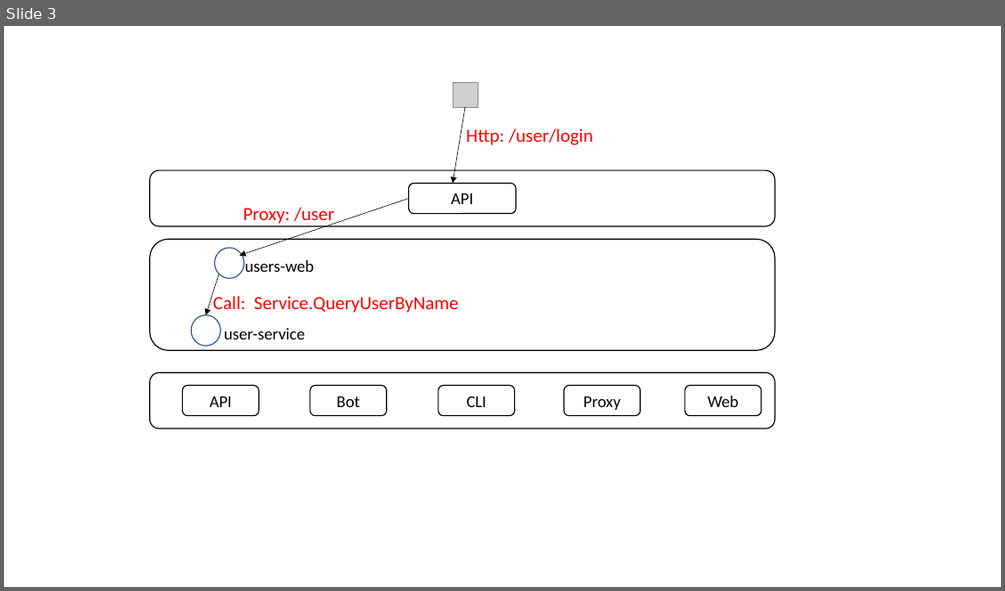
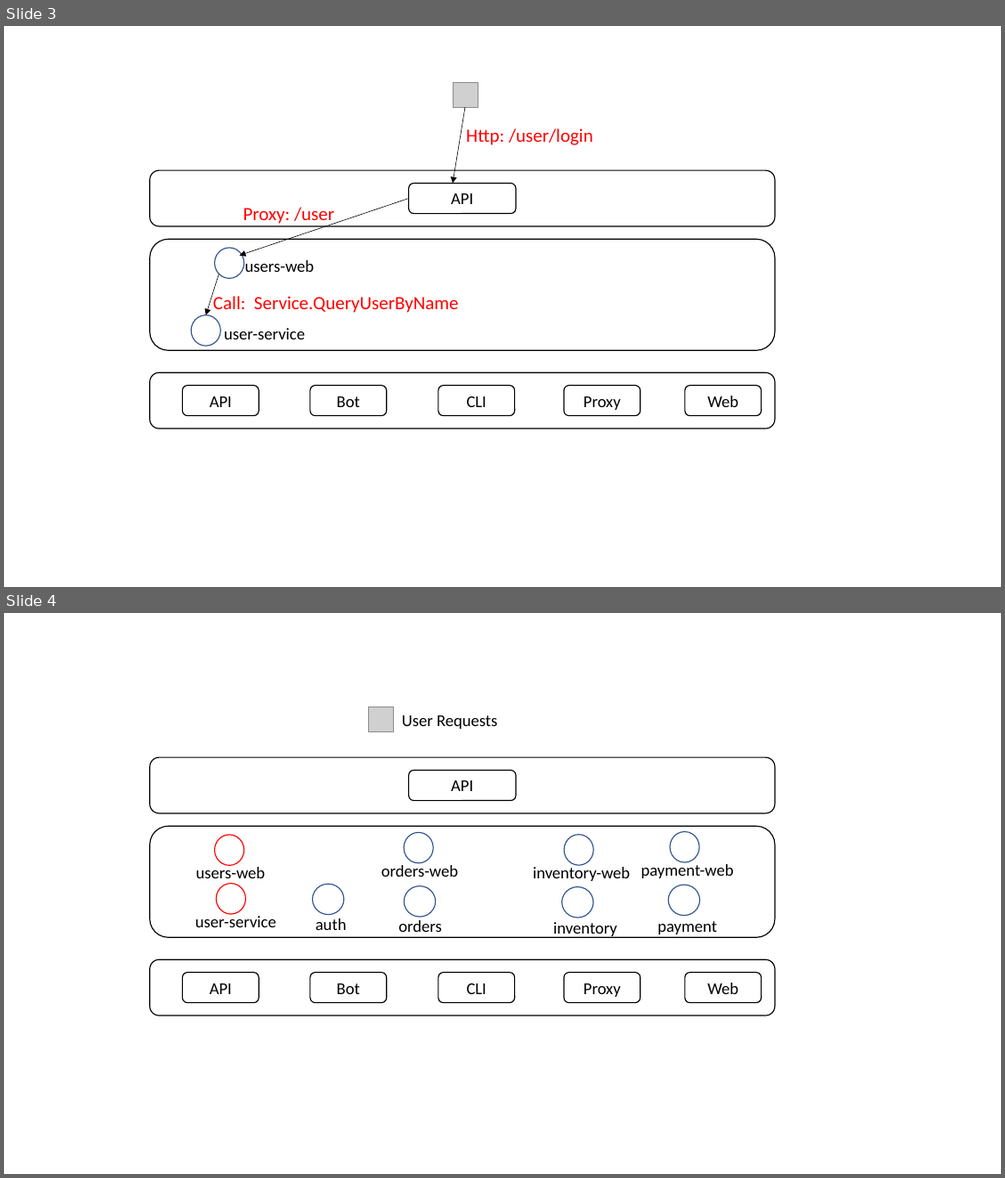
Before and after one commit to printfcoder/stack-rpc-tutorials, a slide deck: microservice-in-micro/docs/design.pptx. Shown one above the other, each under a label of ours: slide 3 before the commit, slides 3 and 4 after it. The pictures are 1005x591 and 1005x1178 pixels, drawn with LibreOffice and Linux fonts; fonts in the diff are those of the drawing; grey boxes stand for pictures. Boxes give left, top, right and bottom in pixels: in the first picture for what was removed or moved away, otherwise in the second. Text is boxed around its words. In the diff, an @@ line names an element or a change of style, - is before the commit and + after.

```diff
--- a/microservice-in-micro/docs/design.pptx
+++ b/microservice-in-micro/docs/design.pptx
@@ slide 4 added at [4, 613, 1001, 1174], background #FFFFFF @@
@@ picture added at [369, 707, 394, 732] @@
@@ text added at [402, 715, 497, 729], 16 pt, text #000000 @@
+User Requests
@@ rounded rectangle added at [150, 757, 775, 813], fill #FFFFFF, outline #000000 1 pt @@
@@ rounded rectangle added at [409, 770, 516, 801], fill #FFFFFF, outline #000000 1 pt, 16 pt, text #000000 @@
+API
@@ rounded rectangle added at [150, 826, 775, 938], fill #FFFFFF, outline #000000 1 pt @@
@@ ellipse added at [215, 835, 244, 865], fill #FFFFFF, outline #FF0000 1 pt @@
@@ ellipse added at [404, 832, 433, 863], fill #FFFFFF, outline #325491 1 pt @@
@@ ellipse added at [564, 835, 593, 865], fill #FFFFFF, outline #325491 1 pt @@
@@ ellipse added at [671, 831, 699, 862], fill #FFFFFF, outline #325491 1 pt @@
@@ text added at [196, 865, 266, 884], 16 pt, text #000000 @@
+users-web
@@ text added at [381, 863, 458, 876], 16 pt, text #000000 @@
+orders-web
@@ text added at [533, 865, 630, 881], 16 pt, text #000000 @@
+inventory-web
@@ text added at [641, 862, 734, 878], 16 pt, text #000000 @@
+payment-web
@@ ellipse added at [217, 883, 245, 914], fill #FFFFFF, outline #FF0000 1 pt @@
@@ ellipse added at [313, 884, 344, 915], fill #FFFFFF, outline #325491 1 pt @@
@@ ellipse added at [404, 886, 436, 916], fill #FFFFFF, outline #325491 1 pt @@
@@ ellipse added at [562, 887, 593, 917], fill #FFFFFF, outline #325491 1 pt @@
@@ ellipse added at [668, 884, 699, 915], fill #FFFFFF, outline #325491 1 pt @@
@@ text added at [195, 914, 276, 927], 16 pt, text #000000 @@
+user-service
@@ text added at [316, 918, 347, 930], 16 pt, text #000000 @@
+auth
@@ text added at [398, 920, 442, 932], 16 pt, text #000000 @@
+orders
@@ text added at [553, 922, 617, 938], 16 pt, text #000000 @@
+inventory
@@ text added at [657, 921, 717, 937], 16 pt, text #000000 @@
+payment
@@ rounded rectangle added at [150, 959, 775, 1015], fill #FFFFFF, outline #000000 1 pt @@
@@ rounded rectangle added at [183, 972, 259, 1003], fill #FFFFFF, outline #000000 1 pt, 16 pt, text #000000 @@
+API
@@ rounded rectangle added at [310, 972, 386, 1003], fill #FFFFFF, outline #000000 1 pt, 16 pt, text #000000 @@
+Bot
@@ rounded rectangle added at [438, 972, 515, 1003], fill #FFFFFF, outline #000000 1 pt, 16 pt, text #000000 @@
+CLI
@@ rounded rectangle added at [564, 972, 640, 1003], fill #FFFFFF, outline #000000 1 pt, 16 pt, text #000000 @@
+Proxy
@@ rounded rectangle added at [685, 972, 761, 1003], fill #FFFFFF, outline #000000 1 pt, 16 pt, text #000000 @@
+Web
```
Also in this commit, not shown: 2 other files.
